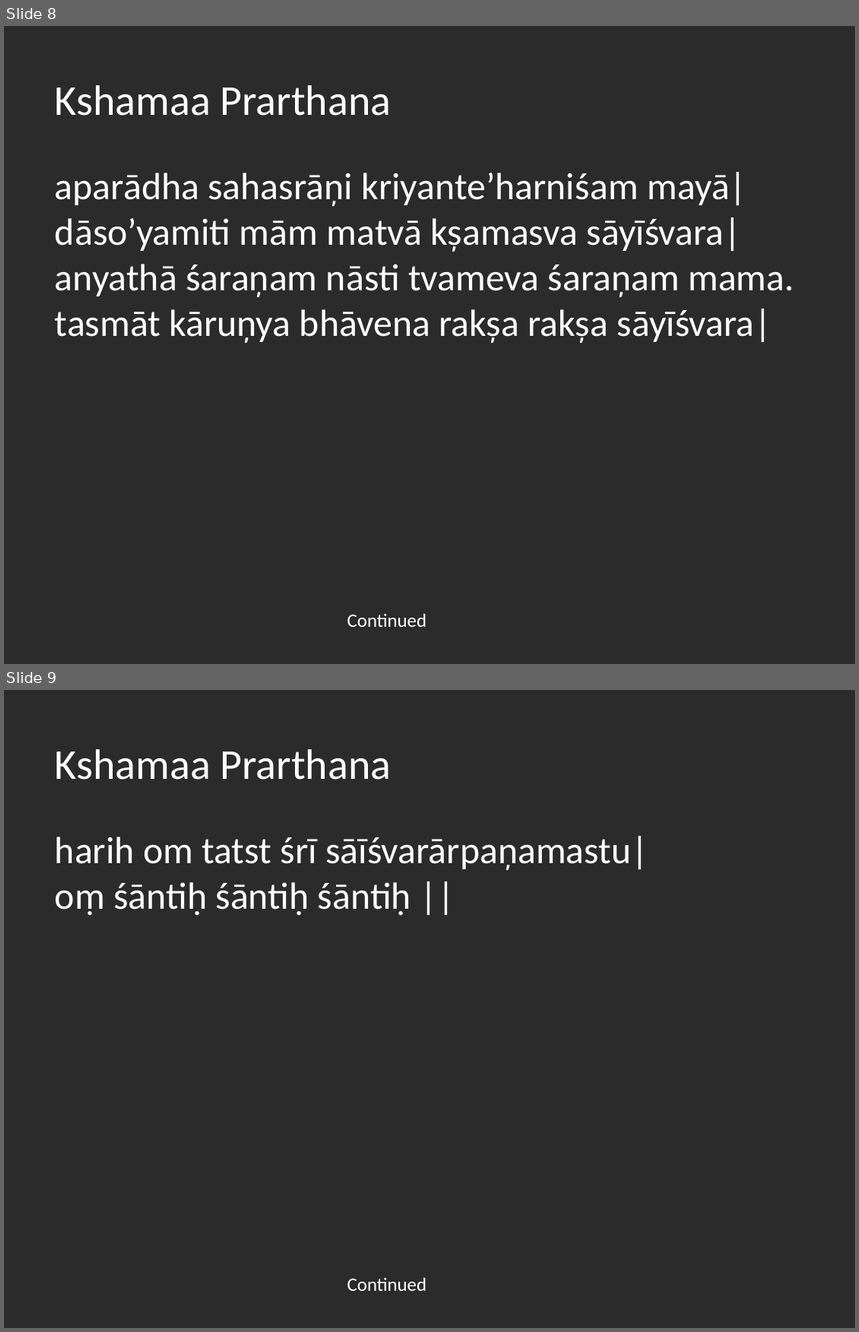
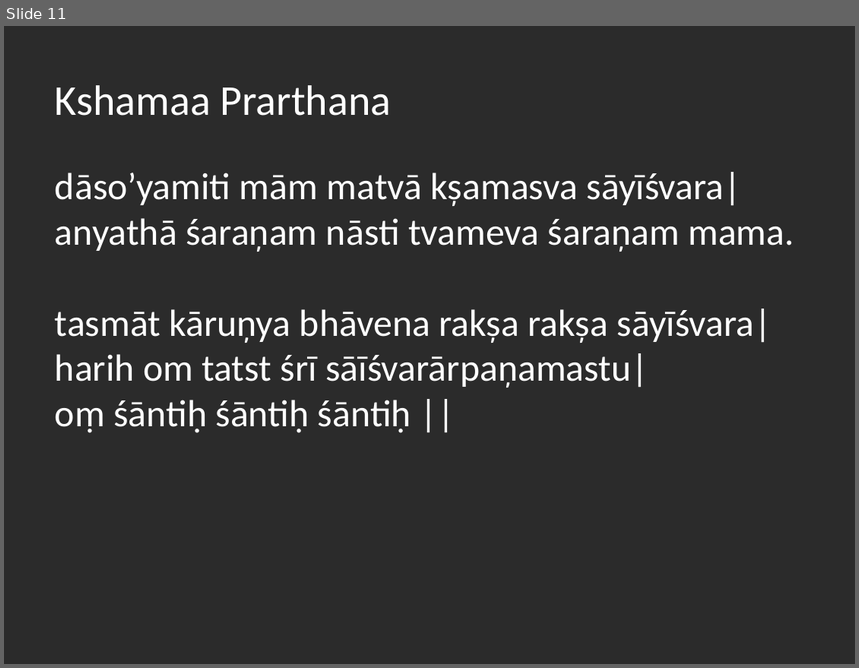
Before and after one commit to riteshreddyr/bhajanpresentationmaker, a slide deck: generated_ppts/bhajans.pptx. Shown one above the other, each under a label of ours: slides 8 and 9 before the commit, slide 11 after it. The pictures are 859x1332 and 859x668 pixels, drawn with LibreOffice and Linux fonts; fonts in the diff are those of the drawing; background and template pictures are left out; a plain dark background stands for a picture behind light text. Boxes give left, top, right and bottom in pixels: in the first picture for what was removed or moved away, otherwise in the second. Text is boxed around its words. In the diff, an @@ line names an element or a change of style, - is before the commit and + after.

```diff
--- a/generated_ppts/bhajans.pptx
+++ b/generated_ppts/bhajans.pptx
@@ slide 9 removed at [4, 690, 855, 1328], background picture (left out) @@
@@ text removed at [55, 749, 392, 780] @@
-Kshamaa Prarthana
@@ text removed at [55, 836, 648, 916] @@
-harih om tatst śrī sāīśvarārpaņamastu|
-oṃ śāntiḥ śāntiḥ śāntiḥ ||
@@ text removed at [348, 1277, 427, 1291] @@
-Continued
@@ what was slide 8 is now slide 11 @@
@@ slide 11 changed as well @@
@@ text at [55, 172, 794, 433]: text changed @@
-aparādha sahasrāņi kriyante’harniśam mayā|
-dāso’yamiti mām matvā kșamasva sāyīśvara|
-anyathā śaraņam nāsti tvameva śaraņam mama.
-tasmāt kāruņya bhāvena rakșa rakșa sāyīśvara|
+dāso’yamiti mām matvā kșamasva sāyīśvara|
+anyathā śaraņam nāsti tvameva śaraņam mama.
+tasmāt kāruņya bhāvena rakșa rakșa sāyīśvara|
+harih om tatst śrī sāīśvarārpaņamastu|
+oṃ śāntiḥ śāntiḥ śāntiḥ ||
@@ text removed at [348, 613, 427, 627] @@
-Continued
```
Also in this commit, not shown: 5 other slides changed, 5 slides added, 3 other slides removed, 2 other files.
